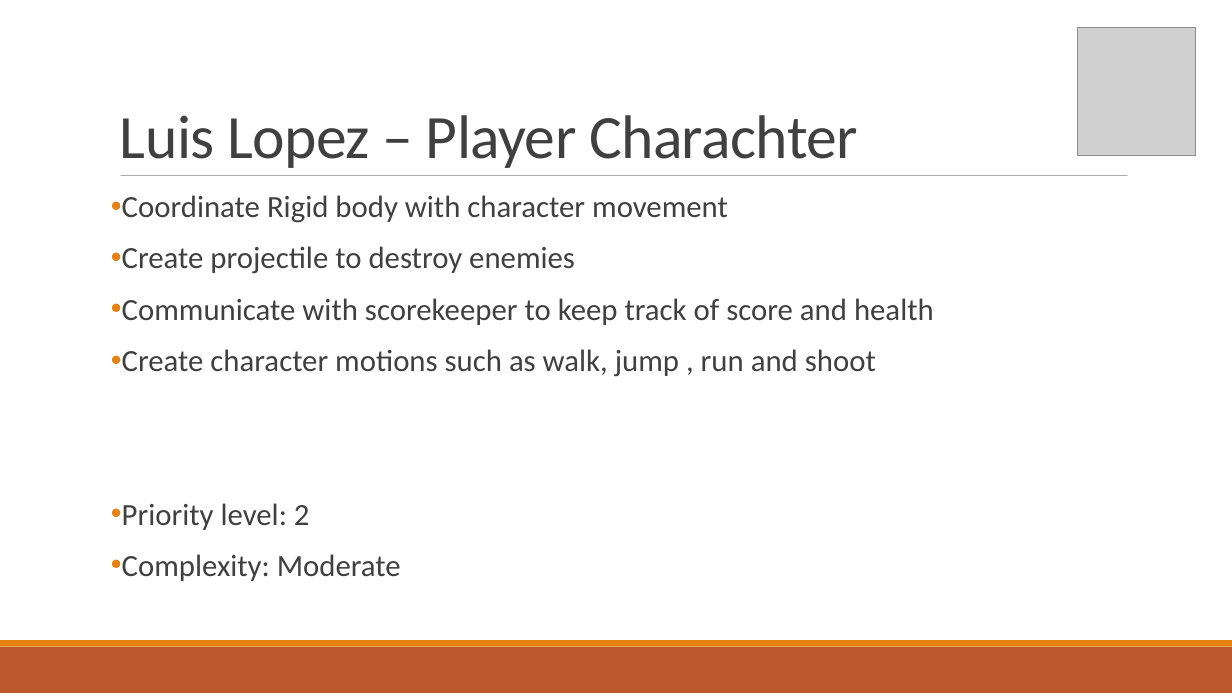
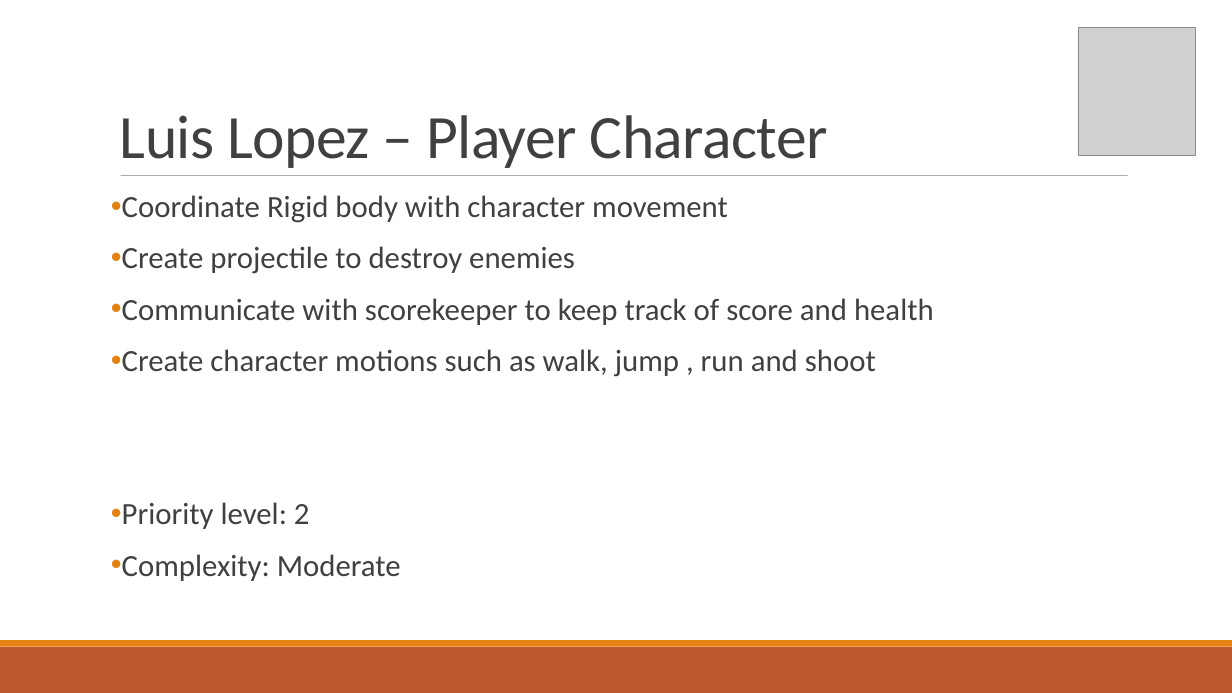
Before and after one commit to Corbono2/Banana-Clone, a slide deck: slide 3 of docs/Debugger.pptx. Drawn at 1232x693 pixels with LibreOffice and Linux fonts; fonts in the diff are those of the drawing; grey boxes stand for pictures. Boxes give left, top, right and bottom in pixels: in the first picture for what was removed or moved away, otherwise in the second. Text is boxed around its words. In the diff, an @@ line names an element or a change of style, - is before the commit and + after.

```diff
--- a/docs/Debugger.pptx
+++ b/docs/Debugger.pptx
@@ text at [120,115,828,168]: text changed @@
-Luis Lopez – Player Charachter
+Luis Lopez – Player Character
```
Also in this commit, not shown: 7 other slides changed, 1 slide added, 1 slide removed.
